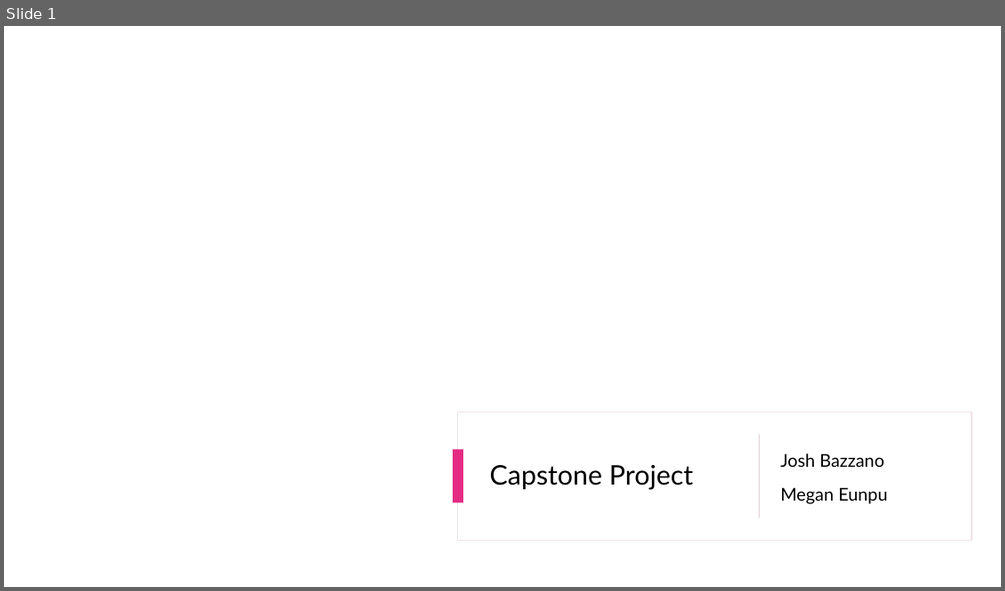
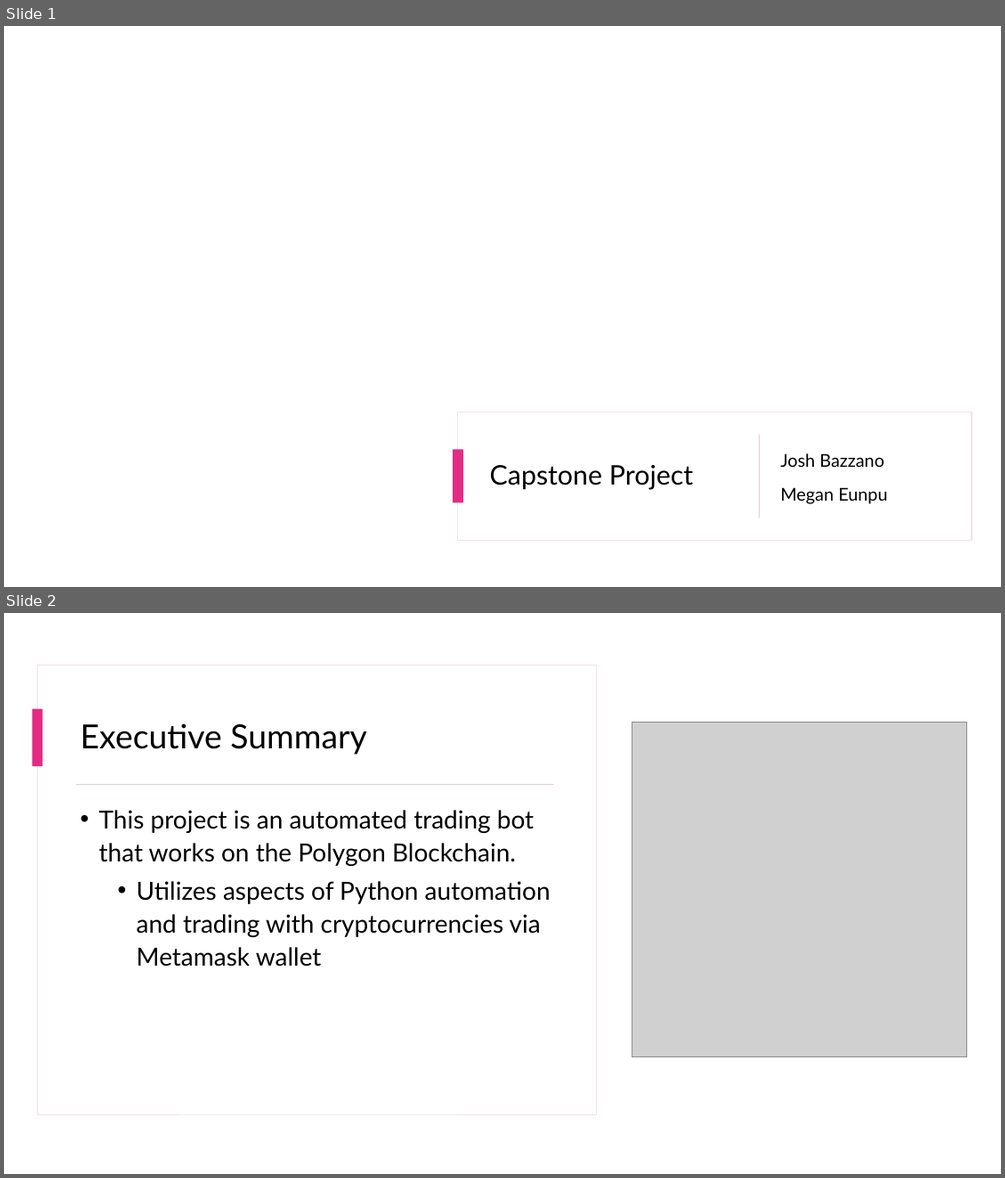
Before and after one commit to Joshbazz/polymarket_copy_trader, a slide deck: Capstone Presentation.pptx. Shown one above the other, each under a label of ours: slide 1 before the commit, slides 1 and 2 after it. The pictures are 1005x591 and 1005x1178 pixels, drawn with LibreOffice and Linux fonts; fonts in the diff are those of the drawing; grey boxes stand for pictures; background and template pictures are left out. Boxes give left, top, right and bottom in pixels: in the first picture for what was removed or moved away, otherwise in the second. Text is boxed around its words. In the diff, an @@ line names an element or a change of style, - is before the commit and + after.

```diff
--- a/Capstone Presentation.pptx
+++ b/Capstone Presentation.pptx
@@ slide 2 added at box(4, 613, 1001, 1174), background #FFFFFF @@
@@ rectangle added at box(4, 613, 1001, 1174), fill #FFFFFF @@
@@ rectangle added at box(49, 613, 963, 779), fill #FFFFFF, outline #F0E3E9 0.75 pt @@
@@ rectangle added at box(50, 613, 963, 778), fill #FFFFFF @@
@@ rectangle added at box(38, 665, 597, 1114), fill #FFFFFF, outline #F0E3E9 0.75 pt @@
@@ rectangle added at box(32, 709, 43, 766), fill #E42B83 @@
@@ title added at box(81, 723, 367, 755), 32 pt, text #000000 @@
+Executive Summary
@@ picture added at box(632, 722, 967, 1056) @@
@@ rectangle added at box(76, 784, 554, 785), fill #D8B9C9 @@
@@ text added at box(99, 810, 550, 966), 24 pt, text #000000 @@
+• This project is an automated trading bot that works on the Polygon Blockchain.
+  • Utilizes aspects of Python automation and trading with cryptocurrencies via Metamask wallet
```
Also in this commit, not shown: 1 slide changed, 7 other slides added, 3 slides removed, 3 other files.
